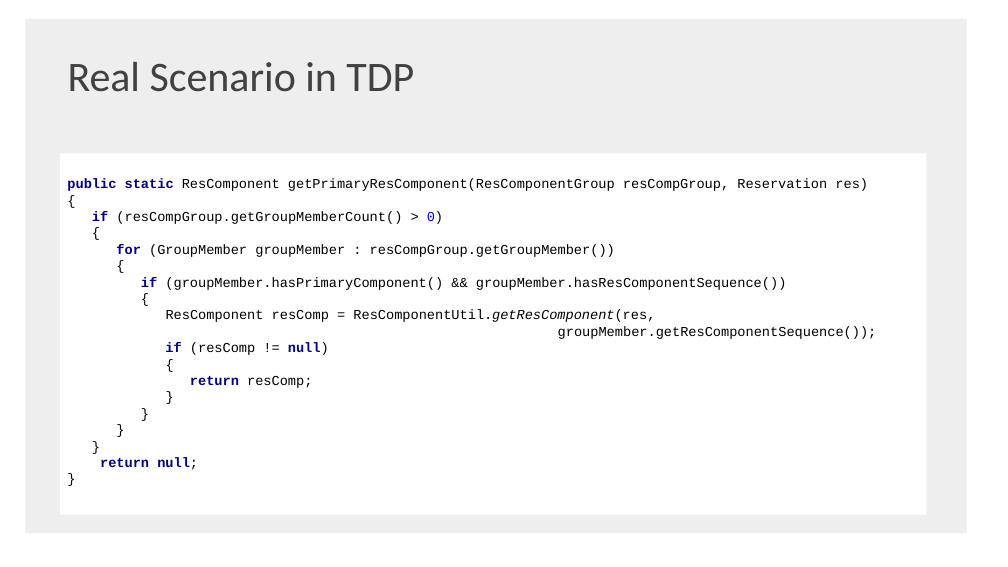
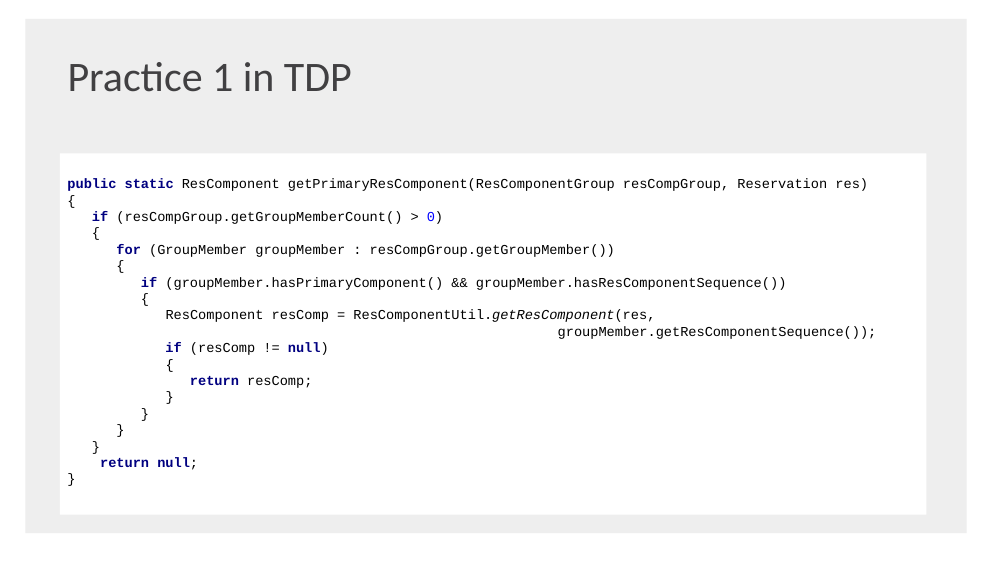
Before and after one commit to shaojie-xu-kp/Java8_lunch_learn, a slide deck: slide 52 of Java 8 & TDP.pptx. Drawn at 1008x567 pixels with LibreOffice and Linux fonts; fonts in the diff are those of the drawing; background and template pictures are left out. Boxes give left, top, right and bottom in pixels: in the first picture for what was removed or moved away, otherwise in the second. Text is boxed around its words. In the diff, an @@ line names an element or a change of style, - is before the commit and + after.

```diff
--- a/Java 8 & TDP.pptx
+++ b/Java 8 & TDP.pptx
@@ text at (68,62,352,92): text changed @@
-Real Scenario in TDP
+Practice 1 in TDP
```
Also in this commit, not shown: 1 other slide changed, 3 slides added, 1 other file.
